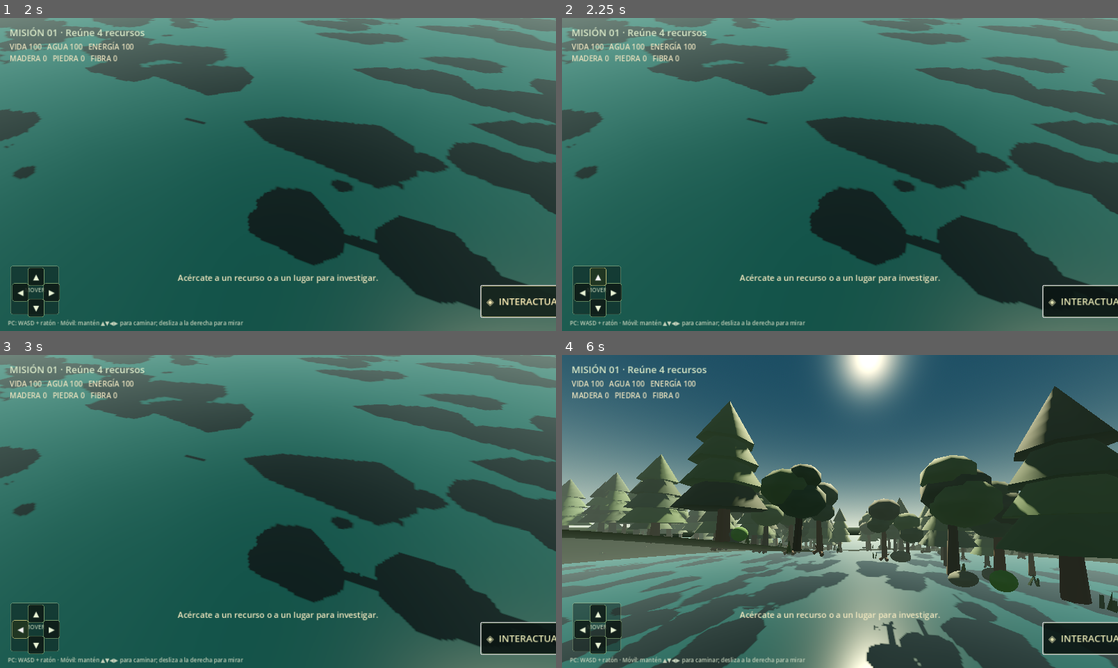
Above: before the commit, frames 1-4 (two rows, left to right).
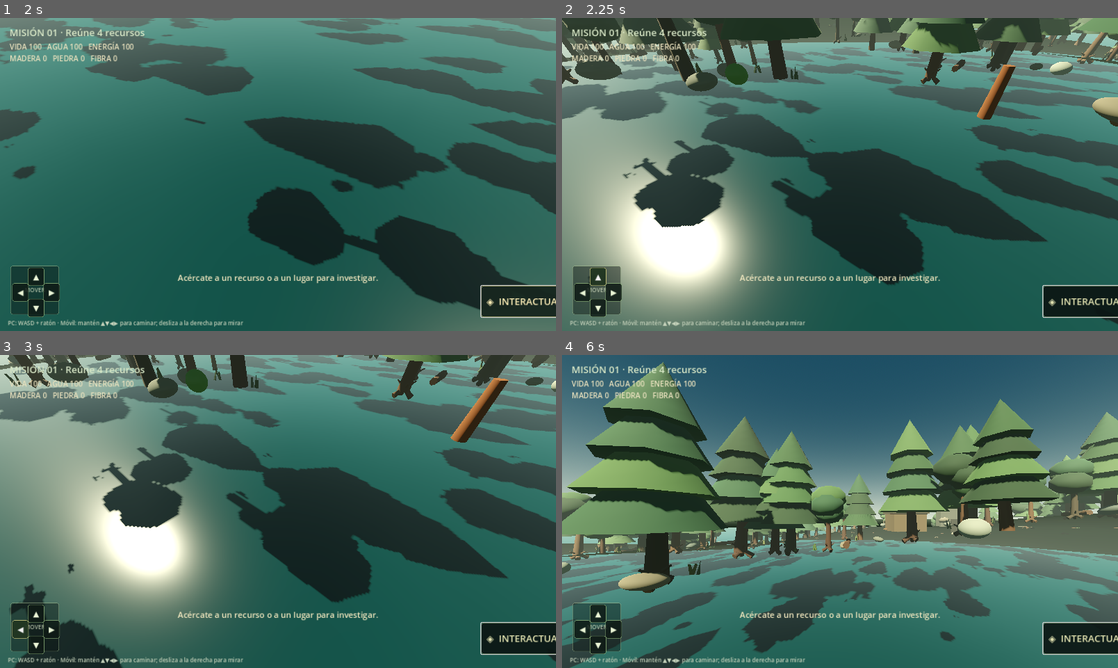
Above: after the commit, the same moments.

Repository: nicolamona/wildline
Game: Godot game, scene res://scenes/main.tscn
Same seed, same stepped clock (60 frames per second), same inputs: the game is played once before the commit and once after it.
Inputs (mouse positions are in pixels of both pictures, inside the frame that each line leads up to):
- Up to frame 1 (2 s): tap Enter at 0.5 s; move the mouse to (305, 174) at 0.52 s; hold W 0.53-1.25 s; hold Shift 0.53-1.25 s; click (305, 174) at 0.67 s; click "◈ INTERACTUAR" at 1.25 s
- Up to frame 2 (2.25 s): click "▲" at 2 s
- Up to frame 3 (3 s): click "◀" at 2.75 s
- Up to frame 4 (6 s): click "▶" at 3.5 s; click "▼" at 4.25 s; tap Space at 5 s; move the mouse to (812, 511) at 5.02 s; hold W from 5.03 s (still down); tap Shift at 5.1 s; click (812, 511) at 5.17 s; tap Enter at 5.75 s; move the mouse to (851, 505) at 5.77 s; hold Shift from 5.78 s (still down); click (851, 505) at 5.92 s

Frame 1 is identical in both runs. In frame 2, 72% of the frame differs, in the area x 0-100%, y 0-100%; in frame 3, 61%; in frame 4, 61%.

Commit message:
Remove conflicting touch movement handler from player

Diff:
--- a/godot/scripts/player.gd
+++ b/godot/scripts/player.gd
@@ -21,97 +21,30 @@
 	camera.rotation.x = float(GameState.player.get("pitch", 0.0))
 
 func _input(event: InputEvent) -> void:
-	var mobile_input := OS.has_feature("mobile") or OS.has_feature("web_android") or OS.has_feature("web_ios")
 	var viewport_size: Vector2 = get_viewport().get_visible_rect().size
+	# El movimiento táctil pertenece exclusivamente a los cuatro botones GUI
+	# creados en world.gd. Aquí solo se procesa la cámara y el ratón de escritorio.
 	if event is InputEventMouseButton:
-		# The on-screen movement buttons own this area. Do not let the
-		# player's mouse-drag fallback overwrite their hold-to-move input.
-		if event.position.x <= 160.0 and event.position.y >= viewport_size.y - 180.0:
-			return
-		if event.button_index == MOUSE_BUTTON_LEFT:
-			if event.pressed:
-				# Some mobile browsers translate touch into mouse events instead
-				# of ScreenTouch. Always allow the lower-left movement pad to work.
-				if left_touch_index == -1 and event.position.x < viewport_size.x * 0.62:
-					left_touch_index = -2
-					left_touch_origin = _joystick_origin_for(event.position, viewport_size)
-					move_input = Vector2.ZERO
-				elif not mobile_input:
-					Input.mouse_mode = Input.MOUSE_MODE_CAPTURED
-			elif left_touch_index == -2:
-				left_touch_index = -1
-				move_input = Vector2.ZERO
+		if event.button_index == MOUSE_BUTTON_LEFT and event.pressed:
+			if not OS.has_feature("mobile") and not OS.has_feature("web_android") and not OS.has_feature("web_ios"):
+				Input.mouse_mode = Input.MOUSE_MODE_CAPTURED
 	elif event is InputEventMouseMotion:
-		# Keep mouse motion over the visible D-pad away from the floating joystick fallback.
-		if event.position.x <= 160.0 and event.position.y >= viewport_size.y - 180.0:
-			return
-		if left_touch_index == -2 and ((event.button_mask & MOUSE_BUTTON_MASK_LEFT) != 0 or Input.is_mouse_button_pressed(MOUSE_BUTTON_LEFT)):
-			_update_move_from_drag(event.position - left_touch_origin)
-		elif not mobile_input and Input.mouse_mode == Input.MOUSE_MODE_CAPTURED:
+		if not OS.has_feature("mobile") and not OS.has_feature("web_android") and not OS.has_feature("web_ios") and Input.mouse_mode == Input.MOUSE_MODE_CAPTURED:
 			_apply_look(event.relative)
 	elif event is InputEventKey and event.pressed and event.keycode == KEY_ESCAPE:
 		Input.mouse_mode = Input.MOUSE_MODE_VISIBLE
 	elif event is InputEventScreenTouch:
-		# The visible D-pad handles touches in its own area; don't let the
-		# player-level floating joystick claim or cancel those button presses.
-		if event.position.x <= 160.0 and event.position.y >= viewport_size.y - 180.0:
-			return
-		# A mobile browser may emit both mouse and touch events for one finger.
-		# If the mouse fallback owns this gesture, do not misclassify it as look.
-		if left_touch_index == -2:
-			return
-		# Keep the lower-right interaction button independent from movement/look.
+		# No competir con los botones GUI ni con el botón de interacción.
 		var over_interact_button: bool = event.position.x >= viewport_size.x - 190.0 and event.position.y >= viewport_size.y - 125.0
 		if event.pressed:
-			if over_interact_button:
-				return
-			var in_move_zone: bool = event.position.x < viewport_size.x * 0.62
-			if in_move_zone and left_touch_index == -1:
-				left_touch_index = event.index
-				left_touch_origin = _joystick_origin_for(event.position, viewport_size)
-				move_input = Vector2.ZERO
-			elif right_touch_index == -1:
+			if event.position.x >= viewport_size.x * 0.5 and not over_interact_button and right_touch_index == -1:
 				right_touch_index = event.index
 		else:
-			if event.index == left_touch_index:
-				left_touch_index = -1
-				move_input = Vector2.ZERO
 			if event.index == right_touch_index:
 				right_touch_index = -1
 	elif event is InputEventScreenDrag:
-		if event.position.x <= 160.0 and event.position.y >= viewport_size.y - 180.0:
-			return
-		if left_touch_index == -2:
-			_update_move_from_drag(event.position - left_touch_origin)
-		elif event.index == left_touch_index:
-			_update_move_from_drag(event.position - left_touch_origin)
-		elif event.index == right_touch_index:
+		if event.index == right_touch_index:
 			_apply_look(event.relative)
-		else:
-			# Recovery path for browsers that omit the initial touch event.
-			if event.position.x < viewport_size.x * 0.62 and left_touch_index == -1:
-				left_touch_index = event.index
-				left_touch_origin = _joystick_origin_for(event.position - event.relative, viewport_size)
-				_update_move_from_drag(event.position - left_touch_origin)
-			elif right_touch_index == -1:
-				right_touch_index = event.index
-				_apply_look(event.relative)
-
-func _joystick_origin_for(touch_position: Vector2, viewport_size: Vector2) -> Vector2:
-	# Touching the visible pad uses its fixed center; elsewhere the pad floats under the finger.
-	if touch_position.x <= 160.0 and touch_position.y >= viewport_size.y - 180.0:
-		return Vector2(80.0, viewport_size.y - 94.0)
-	return touch_position
-
-func _update_move_from_drag(drag: Vector2) -> void:
-	# Radial dead zone avoids drift; normalize diagonals so they are not faster.
-	var distance := drag.length()
-	if distance < 10.0:
-		move_input = Vector2.ZERO
-		return
-	var strength := minf(distance / 58.0, 1.0)
-	# Screen Y already has the correct sign for Godot local movement: up = negative Z.
-	move_input = Vector2(drag.x, drag.y).normalized() * strength
 
 func _apply_look(relative: Vector2) -> void:
 	rotation.y -= relative.x * look_sensitivity
